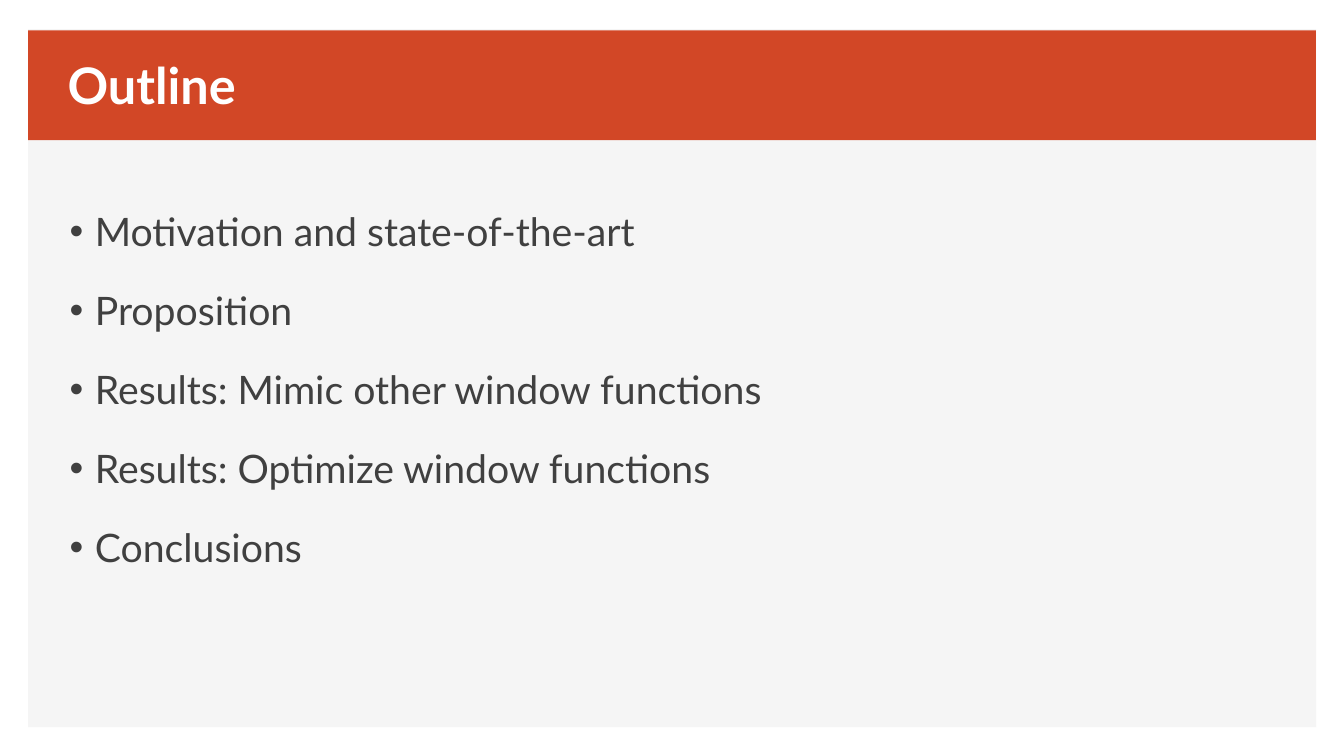
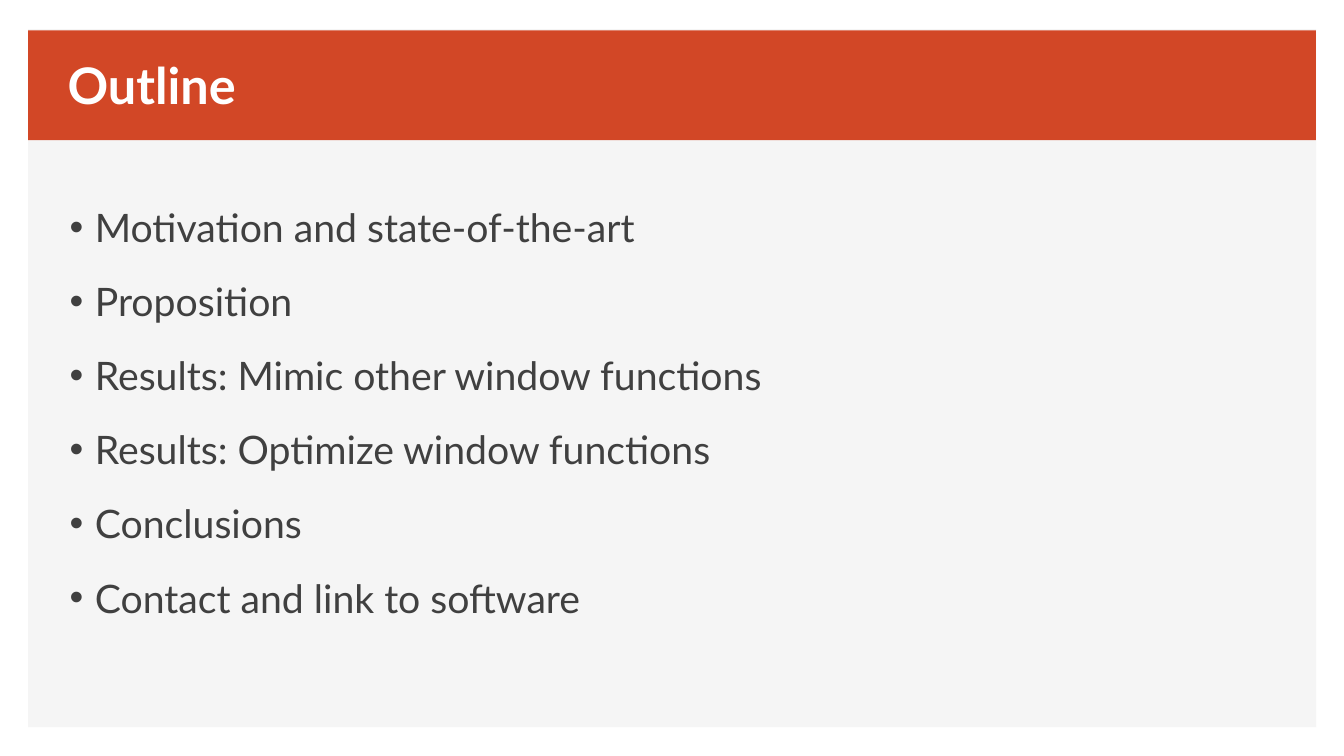
Before and after one commit to EmbDSP/GAP, a slide deck: slide 2 of GAP_Window.pptx. Drawn at 1344x756 pixels with LibreOffice and Linux fonts; fonts in the diff are those of the drawing. Boxes give left, top, right and bottom in pixels: in the first picture for what was removed or moved away, otherwise in the second. Text is boxed around its words. In the diff, an @@ line names an element or a change of style, - is before the commit and + after.

```diff
--- a/GAP_Window.pptx
+++ b/GAP_Window.pptx
@@ text at [95, 213, 761, 539]: line spacing 1.2 to 1.1 @@
@@ text at [95, 584, 580, 614]: paragraph added @@
+• Contact and link to software
```
Also in this commit, not shown: 1 other file.
